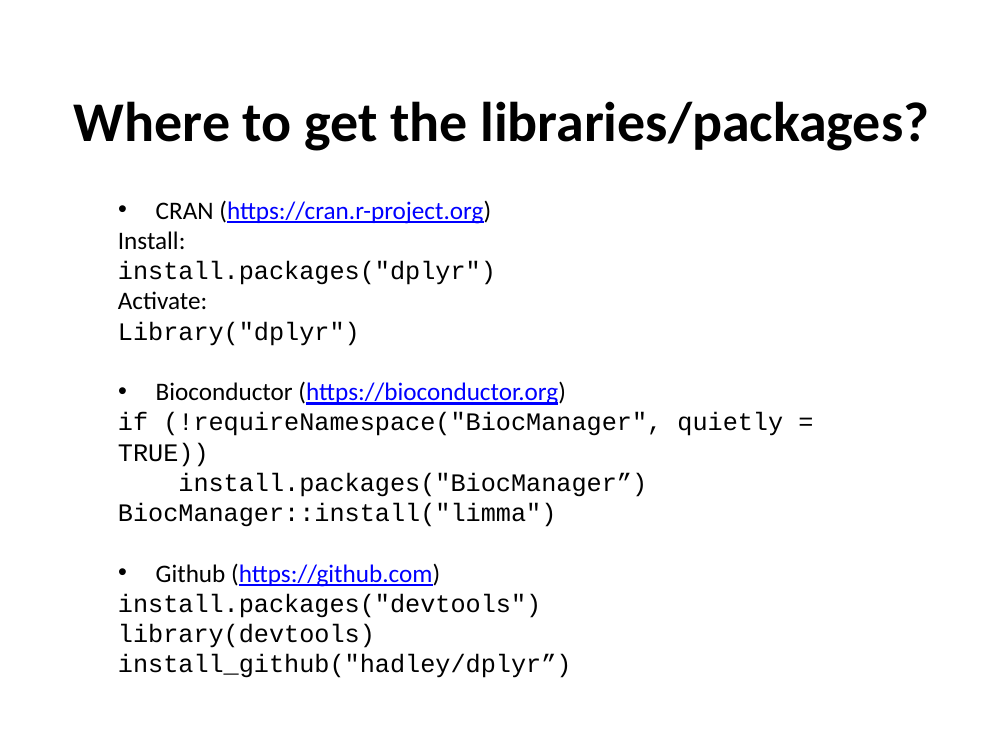
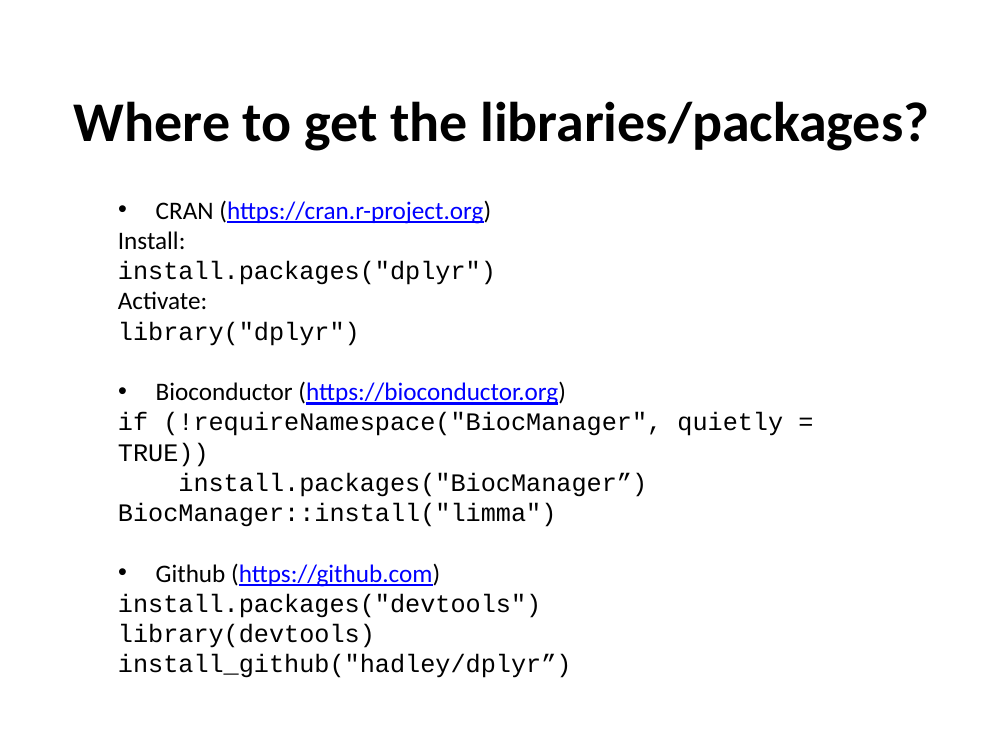
Before and after one commit to sraorao/MSD_R_course_MT2023, a slide deck: slide 18 of powerpoint/Session2.pptx. Drawn at 1008x756 pixels with LibreOffice and Linux fonts; fonts in the diff are those of the drawing. Boxes give left, top, right and bottom in pixels: in the first picture for what was removed or moved away, otherwise in the second. Text is boxed around its words. In the diff, an @@ line names an element or a change of style, - is before the commit and + after.

```diff
--- a/powerpoint/Session2.pptx
+++ b/powerpoint/Session2.pptx
@@ text at bbox=[118, 321, 360, 346]: text changed @@
-Library("dplyr")
+library("dplyr")
```
Also in this commit, not shown: 6 other files.
